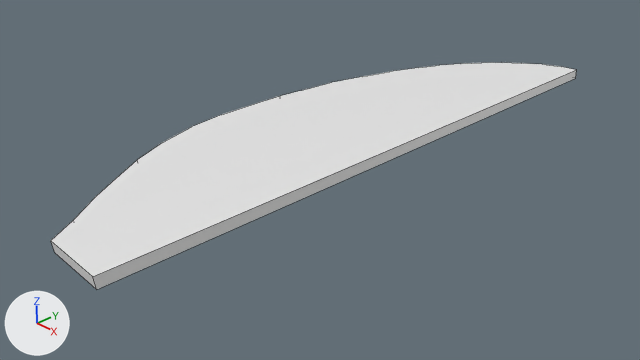
Before and after pictures for a commit that changed the Blender file assets/Models/Voyager/Voyager.blend.
Both versions are drawn from the file's camera 'Camera'. Arrows for +X, +Y and +Z are at lower left; the lights stay in place. Mesh edges are drawn as thin lines.
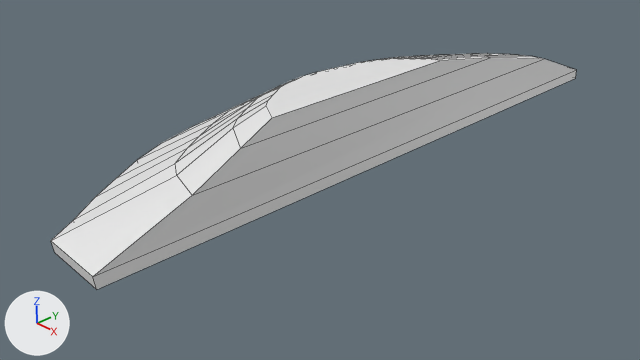
Commit message: Building up saucer extrusions

Pixel boxes (x1, y1, x2, y2) of what changed, in the pictures (640 x 360 px):
'Plane', reshaped: before (51, 63, 576, 289); after (51, 53, 576, 289)
part 1 of me_plane, built on: before (51, 63, 575, 277); after (51, 53, 575, 277)

The change, as a list of edits to the scene's bpy script:
```text
Change me_plane:
    used by ob_plane; location = (1.55, 1.34, -1.0); rotation_euler = (0.0, 0.0, 1.571), in degrees (0, 0, 90); scale = (1.05, 1.05, 1.05)
    remove me_plane.from_pydata(...)  # 48 vertices, 26 faces; spans x -4.66..7.13, y 1.49..4.88, z 1.0..1.21
    add me_plane.from_pydata(...)  # 120 vertices, 98 faces; spans x -4.66..7.13, y 1.47..4.88, z 1.0..2.5
    me_plane part 1
    1 face is deleted
    1 vertex moves from x 1.8, y 4.83, z 1.2 to x 1.8, y 4.83, z 1.21
    72 vertices are added at x -3.15..5.63, y 1.47..3.99, z 1.76..2.5
    73 new faces join them
```
